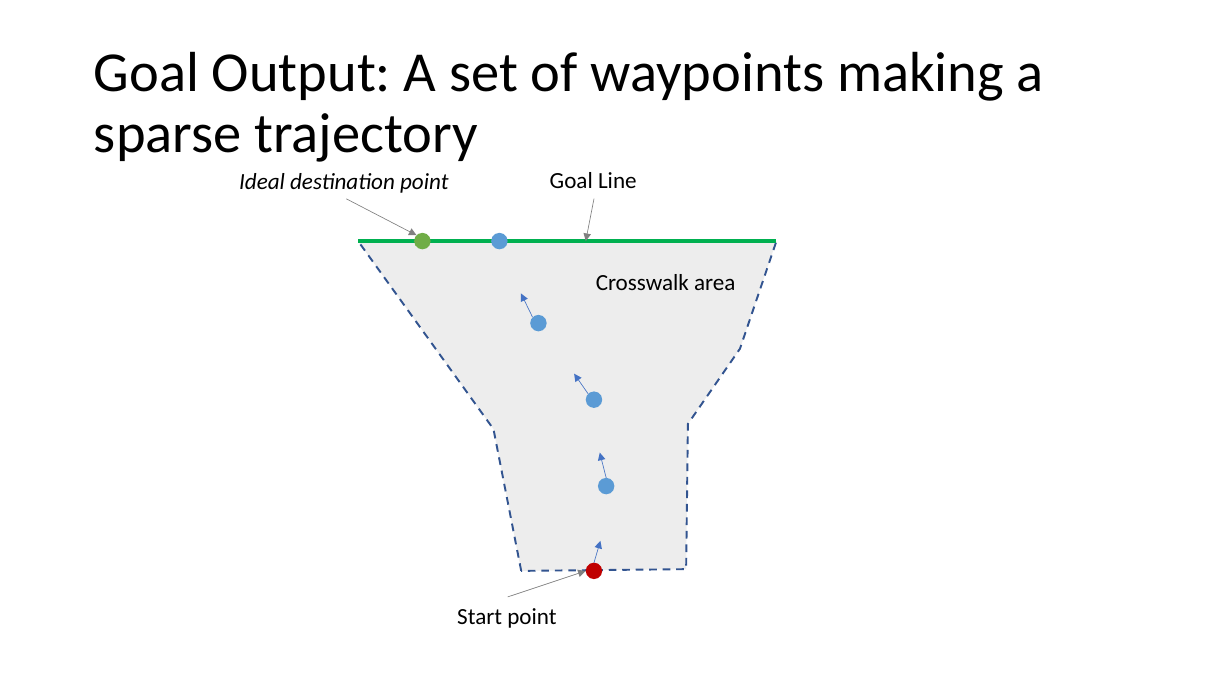
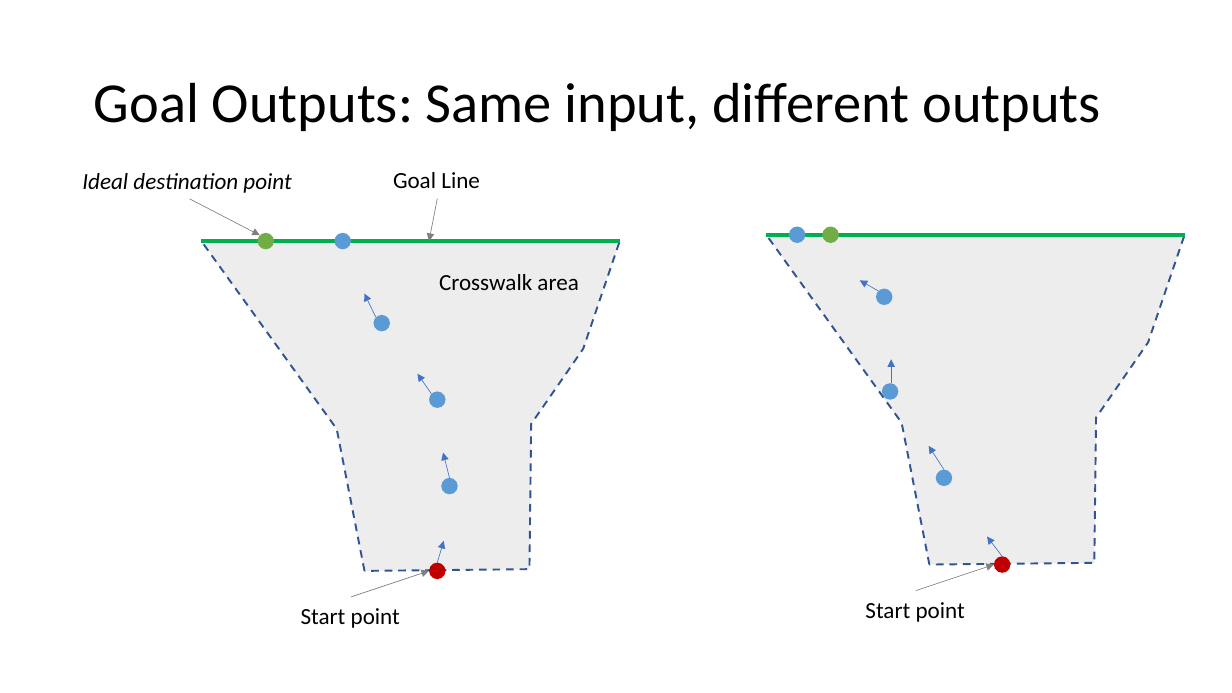
Before and after one commit to adhocmaster/carla-jaywalker-experiments, a slide deck: slide 4 of docs/Soft-Trajectory-Generation.pptx. Drawn at 1232x693 pixels with LibreOffice and Linux fonts; fonts in the diff are those of the drawing. Boxes give left, top, right and bottom in pixels: in the first picture for what was removed or moved away, otherwise in the second. Text is boxed around its words. In the diff, an @@ line names an element or a change of style, - is before the commit and + after.

```diff
--- a/docs/Soft-Trajectory-Generation.pptx
+++ b/docs/Soft-Trajectory-Generation.pptx
@@ title at (94,82,1100,131): text changed @@
-Goal Output: A set of waypoints making a sparse trajectory
+Goal Outputs: Same input, different outputs
@@ 1 freeform shape, 1 arrow, 1 ellipse, 1 line: place and size @@
-1 freeform shape, 1 arrow, 1 ellipse, 1 line at (347,199,777,571)
+1 freeform shape, 1 arrow, 1 ellipse, 1 line at (189,199,620,571)
@@ group added at (766,226,1185,622): 6 ellipses, 5 arrows, 1 freeform shape, 1 line, 1 text @@
+Start point
@@ 6 arrows, 5 ellipses, 4 texts: place and size @@
-6 arrows, 5 ellipses, 4 texts at (239,172,735,628)
+6 arrows, 5 ellipses, 4 texts at (82,172,578,628)
```
Also in this commit, not shown: 4 other slides changed, 7 slides added.
